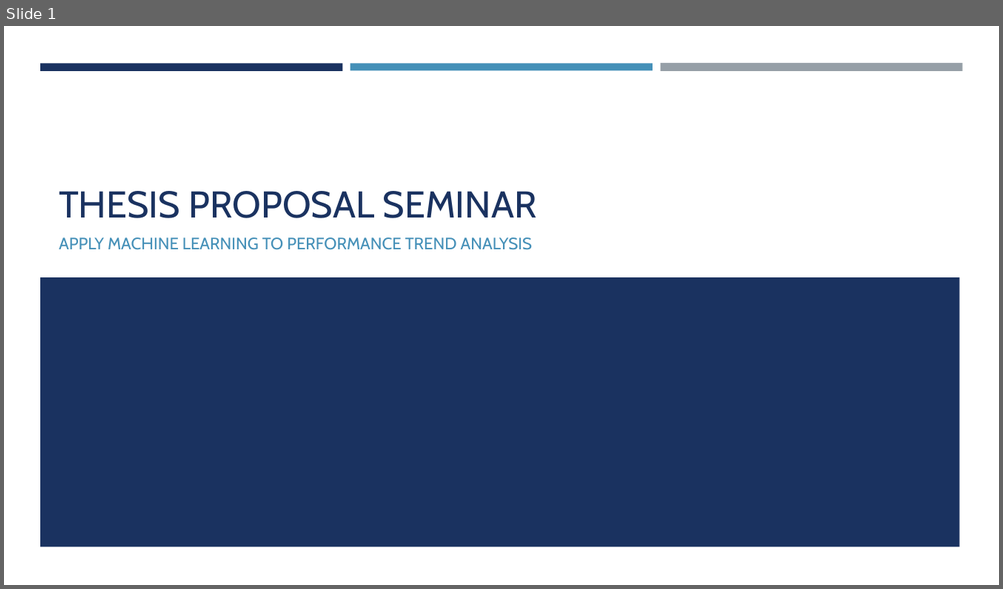
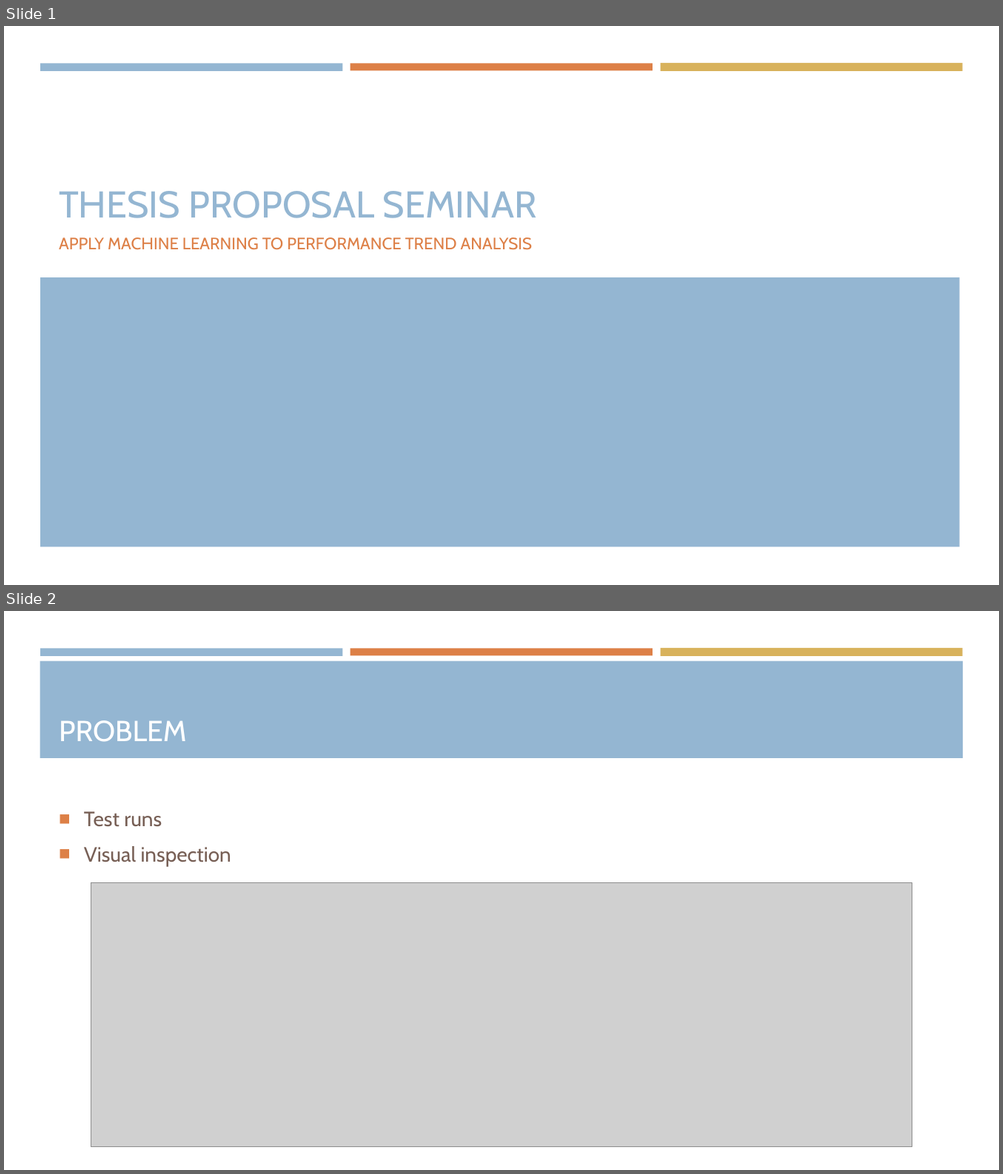
Before and after one commit to araea382/MT, a slide deck: Presentation/1-Proposal seminar.pptx. Shown one above the other, each under a label of ours: slide 1 before the commit, slides 1 and 2 after it. The pictures are 1003x589 and 1003x1174 pixels, drawn with LibreOffice and Linux fonts; fonts in the diff are those of the drawing; grey boxes stand for pictures. Boxes give left, top, right and bottom in pixels: in the first picture for what was removed or moved away, otherwise in the second. Text is boxed around its words. In the diff, an @@ line names an element or a change of style, - is before the commit and + after.

```diff
--- a/Presentation/1-Proposal seminar.pptx
+++ b/Presentation/1-Proposal seminar.pptx
@@ slide 2 added at [4,611,999,1170], background #FFFFFF; not listed: 3 template elements that a slide beside it also shows @@
@@ rectangle added at [40,661,963,758], fill #94B6D2 @@
@@ title added at [59,721,187,742], 28 pt, text #FFFFFF @@
+PROBLEM
@@ text added at [84,812,231,866], 20 pt, text #775F55 @@
+■ Test runs
+■ Visual inspection
@@ picture added at [91,883,912,1147] @@
@@ slide 1 changed as well @@
@@ rectangle at [40,63,343,70]: fill #1A3260 to #94B6D2 @@
@@ rectangle at [350,63,652,70]: fill #4590B8 to #DD8047 @@
@@ rectangle at [660,63,962,72]: fill #969FA7 to #D8B25C @@
@@ title "THESIS PROPOSAL SEMINAR" at [59,191,537,218]: text colour #1A3260 to #94B6D2 @@
@@ subtitle "APPLY MACHINE LEARNING TO PERFORMANCE ..." at [59,238,532,250]: text colour #4590B8 to #DD8047 @@
@@ rectangle at [40,278,960,547]: fill #1A3260 to #94B6D2 @@
```
Also in this commit, not shown: 4 other slides changed, 1 other slide added, 1 slide removed, 6 other files.
